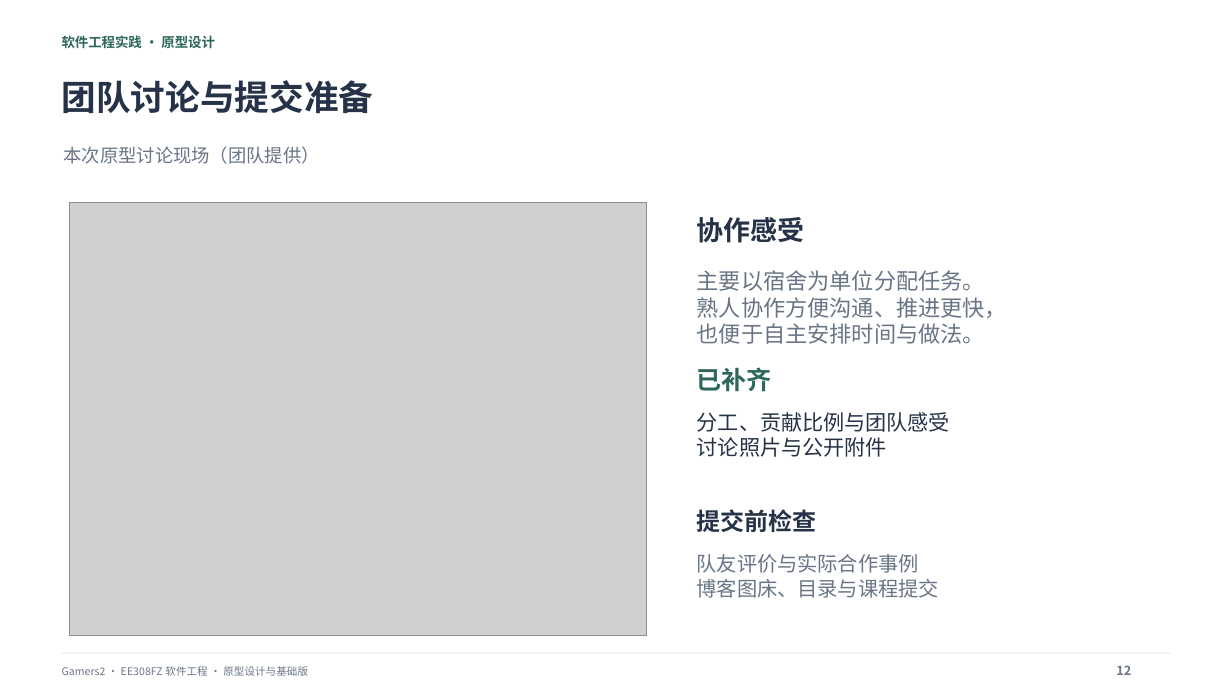
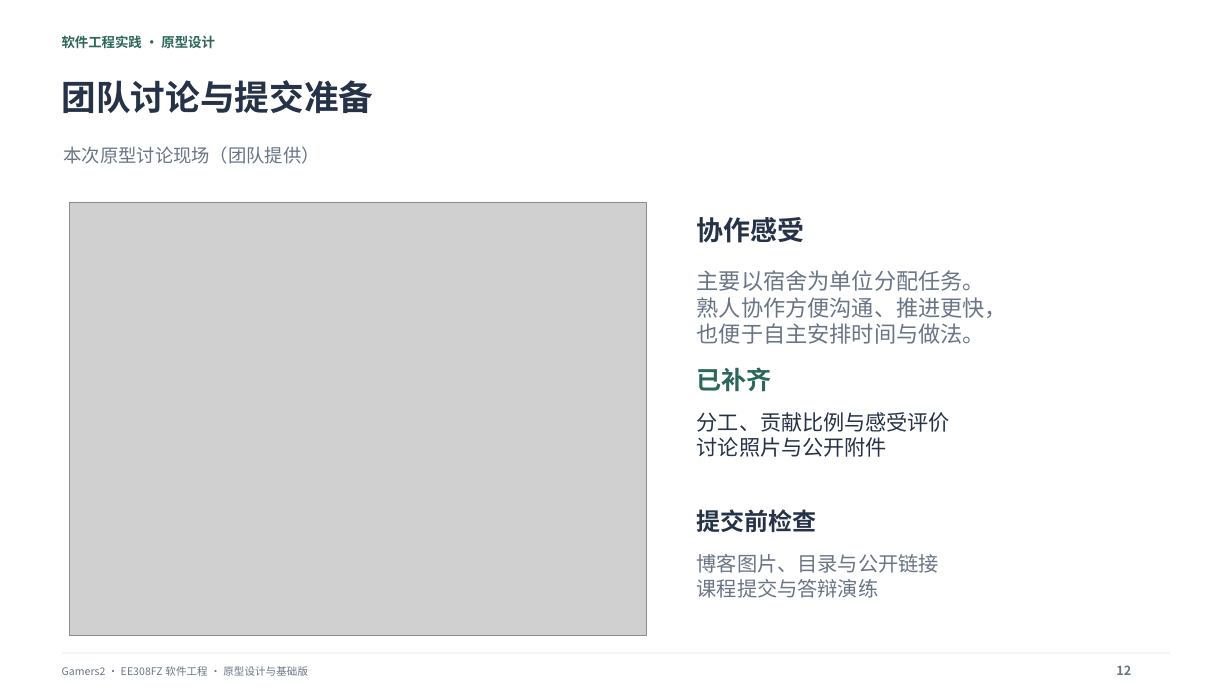
Before and after one commit to Zarvik188/FindBack-Gamers2-Prototype, a slide deck: slide 12 of deliverables/FindBack-Prototype.pptx. Drawn at 1232x693 pixels with LibreOffice and Linux fonts; fonts in the diff are those of the drawing; grey boxes stand for pictures. Boxes give left, top, right and bottom in pixels: in the first picture for what was removed or moved away, otherwise in the second. Text is boxed around its words. In the diff, an @@ line names an element or a change of style, - is before the commit and + after.

Commit message:
Fill approved teammate evaluation and refresh presentation materials

```diff
--- a/deliverables/FindBack-Prototype.pptx
+++ b/deliverables/FindBack-Prototype.pptx
@@ text at <box>697,412,950,432</box>: text changed @@
-分工、贡献比例与团队感受
+分工、贡献比例与感受评价
@@ text at <box>697,554,939,598</box>: text changed @@
-队友评价与实际合作事例
-博客图床、目录与课程提交
+博客图片、目录与公开链接
+课程提交与答辩演练
```
Also in this commit, not shown: 7 other files.
